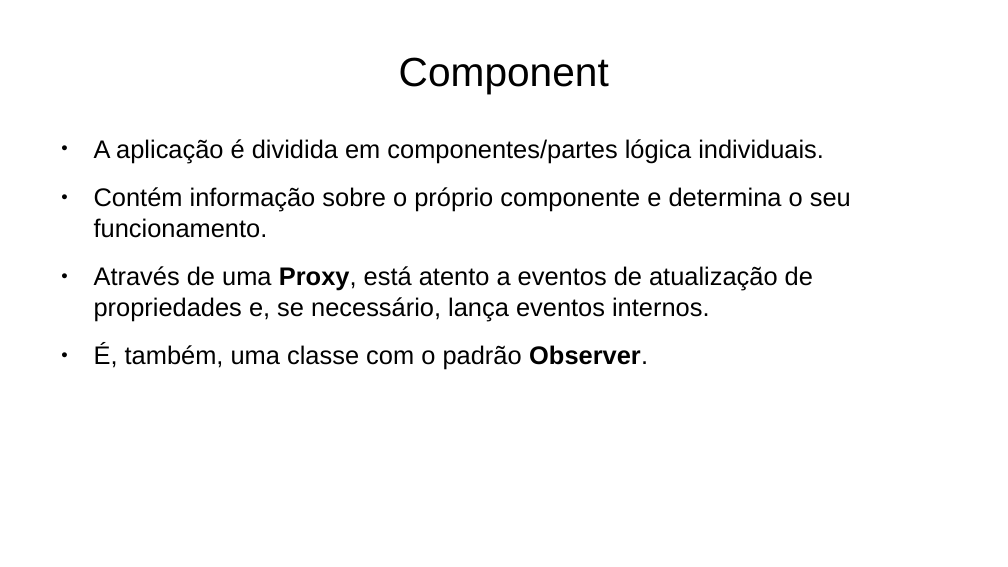
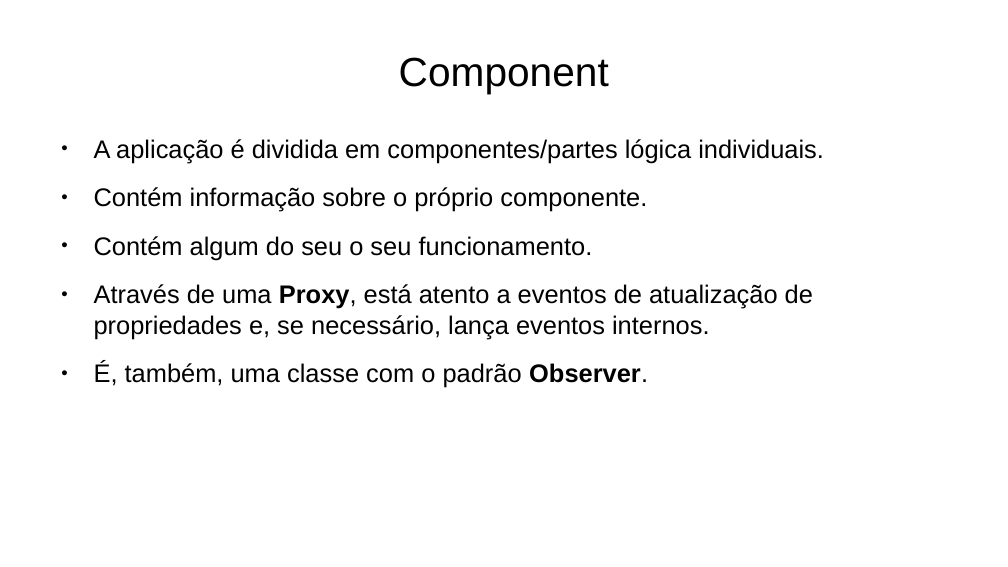
Before and after one commit to joao-neves95/js.web.components, a slide deck: slide 6 of ____docs/js.web.components_presentation_pt.odp. Drawn at 1008x567 pixels with LibreOffice and Linux fonts; fonts in the diff are those of the drawing. Boxes give left, top, right and bottom in pixels: in the first picture for what was removed or moved away, otherwise in the second. Text is boxed around its words. In the diff, an @@ line names an element or a change of style, - is before the commit and + after.

```diff
--- a/____docs/js.web.components_presentation_pt.odp
+++ b/____docs/js.web.components_presentation_pt.odp
@@ text at (94, 187, 647, 260): text changed @@
-● Contém informação sobre o próprio componente e determina o seu funcionamento.
+● Contém informação sobre o próprio componente.
+● Contém algum do seu o seu funcionamento.
```
Also in this commit, not shown: 5 other slides changed, 1 other file.
